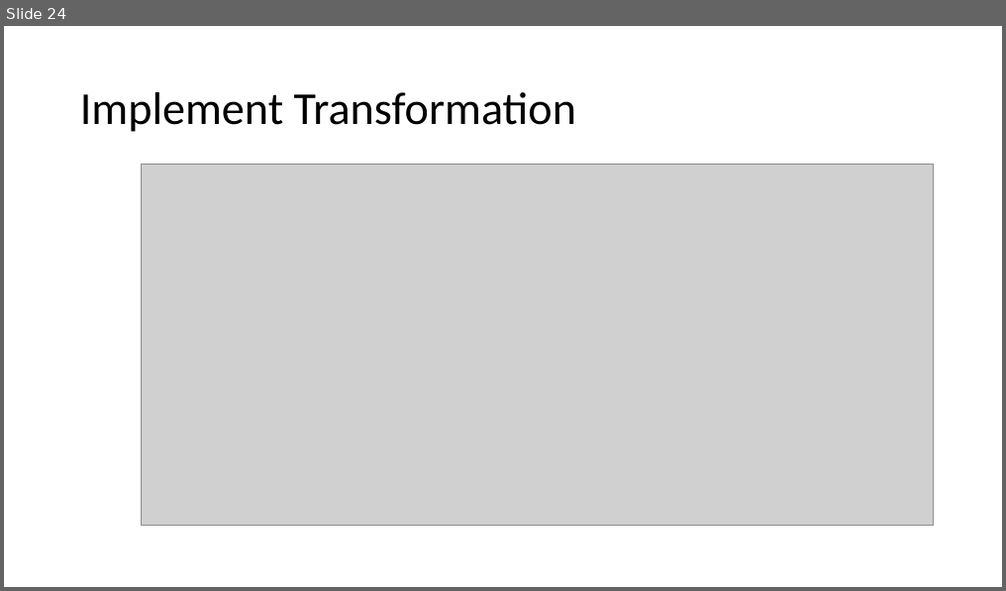
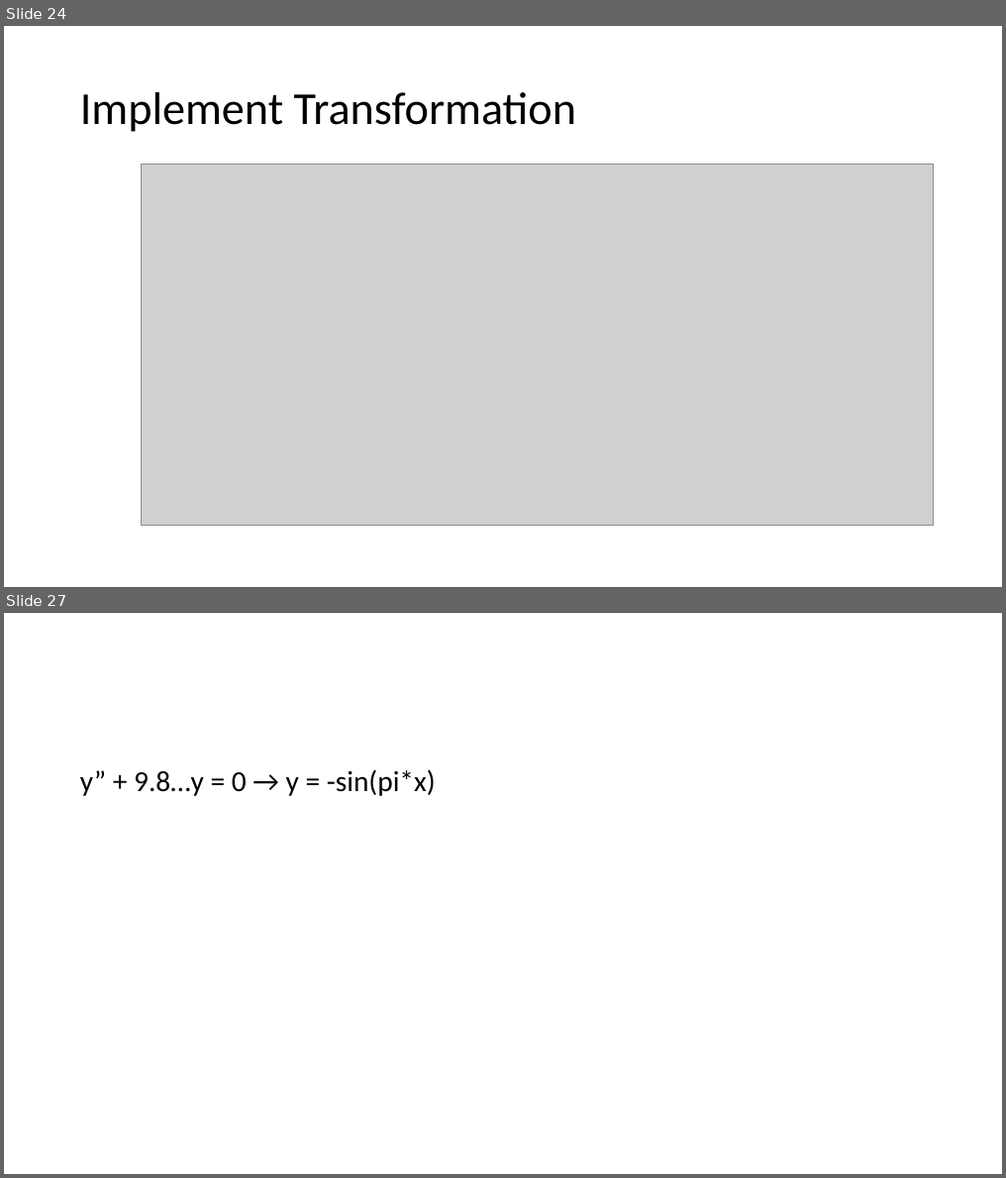
Before and after one commit to harryyudha7/thesis, a slide deck: solving GS equation.pptx. Shown one above the other, each under a label of ours: slide 24 before the commit, slides 24 and 27 after it; the slides between them are not shown. The pictures are 1006x591 and 1006x1178 pixels, drawn with LibreOffice and Linux fonts; fonts in the diff are those of the drawing; grey boxes stand for pictures. Boxes give left, top, right and bottom in pixels: in the first picture for what was removed or moved away, otherwise in the second. Text is boxed around its words. In the diff, an @@ line names an element or a change of style, - is before the commit and + after.

```diff
--- a/solving GS equation.pptx
+++ b/solving GS equation.pptx
@@ slide 27 added at [4,613,1002,1174], background #FFFFFF @@
@@ text added at [80,769,436,796], 28 pt, text #000000 @@
+y” + 9.8…y = 0 → y = -sin(pi*x)
```
Also in this commit, not shown: 1 slide changed, 1 other slide added, 3 other files.
